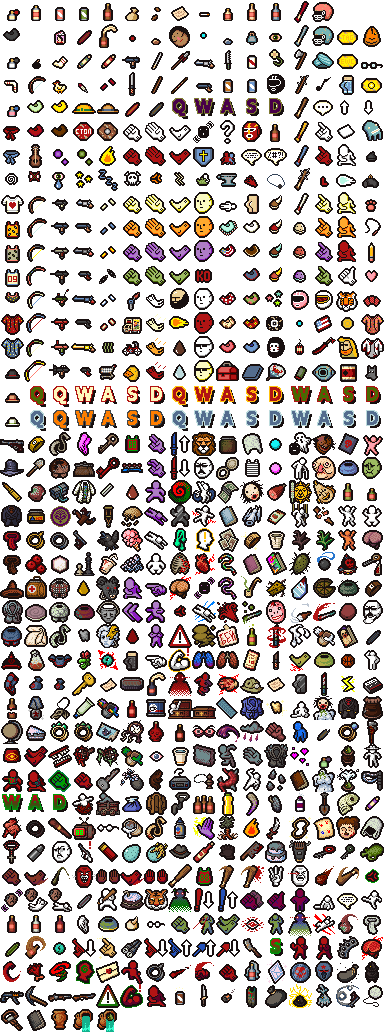
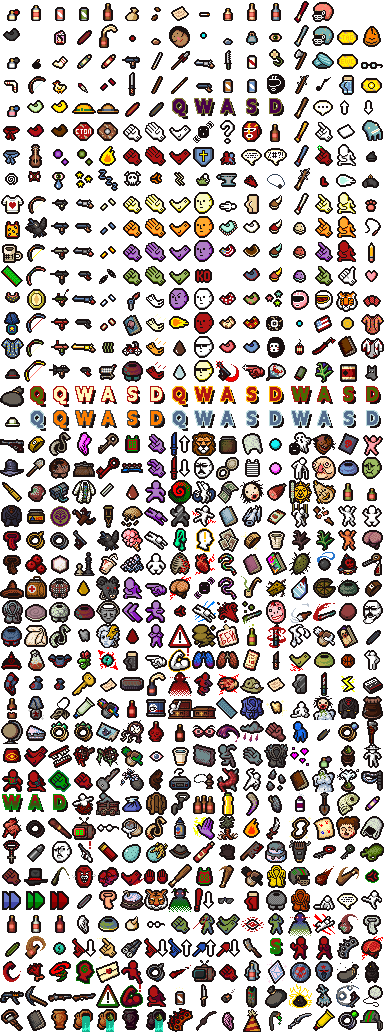
Two versions of the same layered image (w=384, h=1032). Layer-by-layer changes:
painted on "Layer 1" over [0, 145, 383, 1032]
